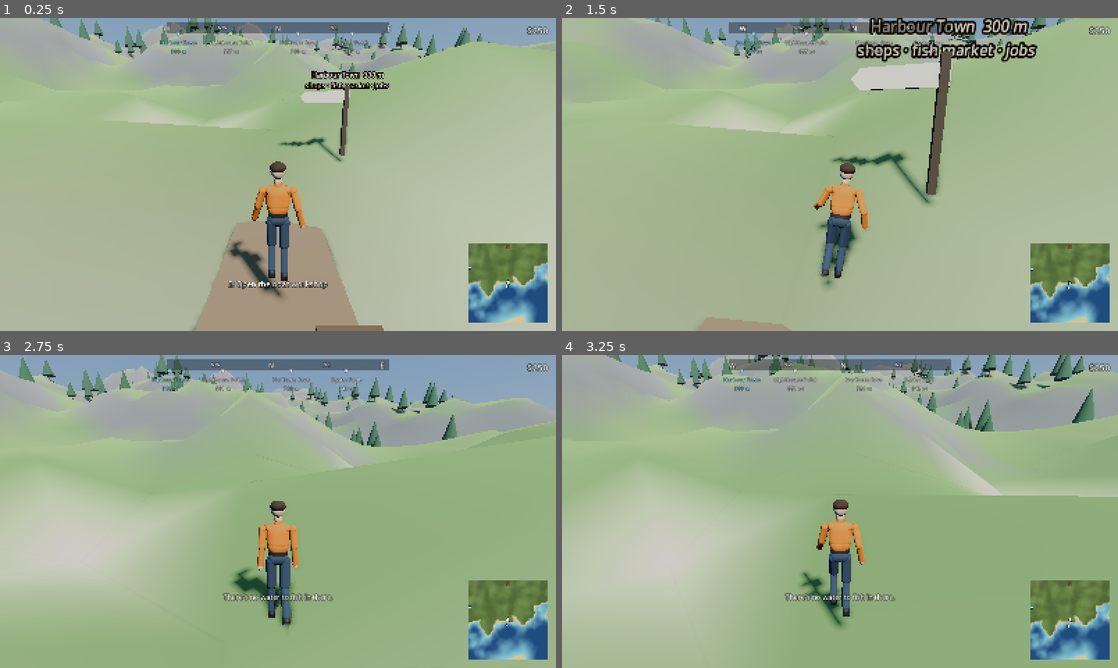
Above: before the commit, frames 1-4 (two rows, left to right).
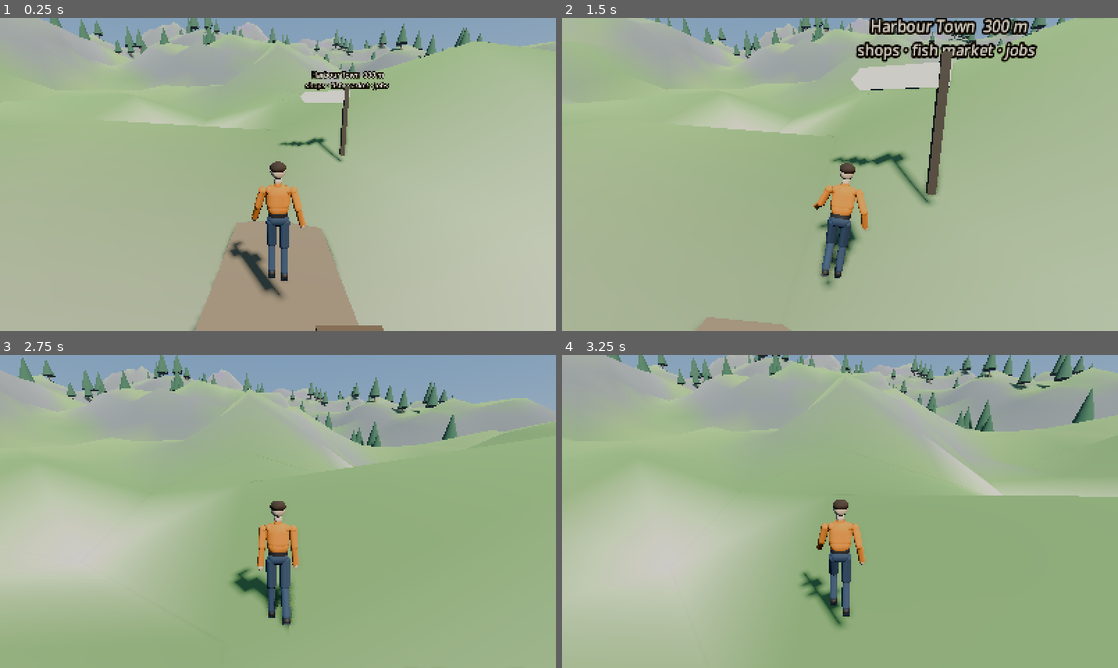
Above: after the commit, the same moments.

Repository: sashabaalcke42-wq/oceanbound
Game: Godot game, scene res://world/main.tscn
Two runs of this game, one before a commit and one after it. Both use one fixed random seed, a clock stepped at 60 frames per second and the inputs below.
Inputs (mouse positions are in pixels of both pictures, inside the frame that each line leads up to):
- Up to frame 1 (0.25 s): no input
- Up to frame 2 (1.5 s): tap Enter at 0.5 s; move the mouse to (867, 174) at 0.52 s; hold B (bail) 0.53-1.28 s; hold W (move_forward) from 0.53 s (still down); click (867, 174) at 0.67 s; tap Space (jump) at 0.77 s; move the mouse to (812, 174) at 1.27 s; tap R (engine_toggle) at 1.35 s
- Up to frame 3 (2.75 s): keep holding W (move_forward); tap Space (jump) at 1.52 s; move the mouse to (289, 505) at 2.02 s; hold F (fish) from 2.03 s (still down)
- Up to frame 4 (3.25 s): keep holding W (move_forward); move the mouse to (834, 517) at 2.77 s; release F (fish) at 2.78 s; tap E (interact) at 2.85 s; click (834, 517) at 2.92 s; tap Space (jump) at 3.02 s

The runs differ from the first frame. In frame 1, 5.7% of the frame differs, in the area x 28-99%, y 1-98%; in frame 2, 5.1%; in frame 3, 5.8%, in the area x 27-99%, y 1-98%; in frame 4, 5.8%.
Error after the commit: Parse Error: Cannot infer the type of "gold" variable because the value doesn't have a set type. (res://ui/hud.gd:180)

Commit message:
Compass place names in one row; minimap zooms out to show land
- Every place has a marker on the compass bar. Names sit in a single row
  under it: the job's target first, then the places nearest the middle,
  and a name that would overlap one already shown is left off (at most
  three). Before, overlapping names stacked downward over the view.
- Out at sea the minimap zooms out until the nearest named place is on
  it, so it no longer shows only empty water.

Co-Authored-By: Claude Opus 5.5 <noreply@anthropic.com>
Claude-Session: https://claude.ai/code/session_01LhGL8EhK3hp4KUko2SWdNv

Diff:
--- a/ui/hud.gd
+++ b/ui/hud.gd
@@ -134,7 +134,7 @@
 	l.add_theme_font_size_override(&"font_size", font_size)
 	l.add_theme_color_override(&"font_outline_color", Color(0, 0, 0, 0.85))
 	l.add_theme_constant_override(&"outline_size", 5)
-	l.custom_minimum_size = Vector2(200, 0)
+	l.custom_minimum_size = Vector2(300, 0)
 	l.mouse_filter = Control.MOUSE_FILTER_IGNORE
 	_compass_strip.add_child(l)
 	return l
@@ -177,35 +177,37 @@
 		var p := Locations.position_of(ids[i])
 		var flat := Vector3(p.x - from.x, 0.0, p.z - from.z)
 		var d := flat.length()
-		l.text = "▼\n%s\n%d m" % [Locations.name_of(ids[i]), roundi(d)]
-		if ids[i] == target:
-			l.modulate = Color(1.0, 0.82, 0.3)
-		elif ids[i] == &"town_quay":
-			l.modulate = Color(0.6, 0.95, 1.0)
-		else:
-			l.modulate = Color(1, 1, 1, 0.85)
+		var gold := ids[i] == target
+		l.modulate = Color(1.0, 0.82, 0.3) if gold else (Color(0.6, 0.95, 1.0) if ids[i] == &"town_quay" else Color(1, 1, 1, 0.85))
 		_place_on_compass(l, bearing_of(flat), heading, 20.0)
-	_unstack_marks()
-
-
-## Drop a marker to a lower row when it would overlap one beside it.
-func _unstack_marks() -> void:
+		l.set_meta(&"name", "%s  %d m" % [Locations.name_of(ids[i]), roundi(d)])
+		# Nearer the middle of the bar, and the job's target, get the name.
+		var rel := absf(wrapf(bearing_of(flat) - heading, -180.0, 180.0))
+		l.set_meta(&"priority", rel - (1000.0 if gold else 0.0))
+	_name_marks()
+
+
+## Every place gets a small marker on the bar; names go in one row under
+## it, best first (the job's target, then whatever is nearest the middle),
+## and a name that would overlap one already shown is left off.
+func _name_marks() -> void:
 	var shown := _compass_marks.filter(func(l: Label): return l.visible)
-	shown.sort_custom(func(a: Label, b: Label): return a.position.x < b.position.x)
-	var row_ends: Array[float] = []
+	shown.sort_custom(func(a: Label, b: Label): return a.get_meta(&"priority") < b.get_meta(&"priority"))
+	var taken: Array[Vector2] = []
 	var font := ThemeDB.fallback_font
 	for l: Label in shown:
-		var w := 0.0
-		for line in l.text.split("\n"):
-			w = maxf(w, font.get_string_size(line, HORIZONTAL_ALIGNMENT_LEFT, -1, 15).x)
+		var name: String = l.get_meta(&"name")
+		var w := font.get_string_size(name, HORIZONTAL_ALIGNMENT_LEFT, -1, 15).x
 		var centre := l.position.x + l.size.x * 0.5
-		var row := 0
-		while row < row_ends.size() and row_ends[row] > centre - w * 0.5 - 8.0:
-			row += 1
-		if row == row_ends.size():
-			row_ends.append(0.0)
-		row_ends[row] = centre + w * 0.5
-		l.position.y += row * 52.0
+		var free := absf(centre) + w * 0.5 < COMPASS_HALF_WIDTH + 60.0
+		for span in taken:
+			if centre + w * 0.5 + 10.0 > span.x and centre - w * 0.5 - 10.0 < span.y:
+				free = false
+		if free and taken.size() < 3:
+			taken.append(Vector2(centre - w * 0.5, centre + w * 0.5))
+			l.text = "▼\n" + name
+		else:
+			l.text = "▼"
 
 
 ## Put a label on the strip at a compass bearing, or hide it when off the strip.
--- a/ui/minimap.gd
+++ b/ui/minimap.gd
@@ -52,6 +52,15 @@
 		var boat: Node = p.call(&"current_boat")
 		var speed: float = (boat as RigidBody3D).linear_velocity.length() if boat else 0.0
 		var want := lerpf(ZOOM_FOOT, ZOOM_FAST, clampf(speed / 7.0, 0.0, 1.0))
+		# Out at sea, zoom out until the nearest named place is on the chart,
+		# so it never shows only empty water.
+		var nearest := INF
+		for id in Locations.ids():
+			var d := Locations.position_of(id) - p.global_position
+			nearest = minf(nearest, Vector2(d.x, d.z).length())
+		if nearest < INF:
+			want = maxf(want, nearest * 2.4)
+		want = minf(want, float(_island.get(&"world_size")) * 0.9)
 		_span = lerpf(_span, want, 1.0 - exp(-1.5 * delta))
 	queue_redraw()
 
